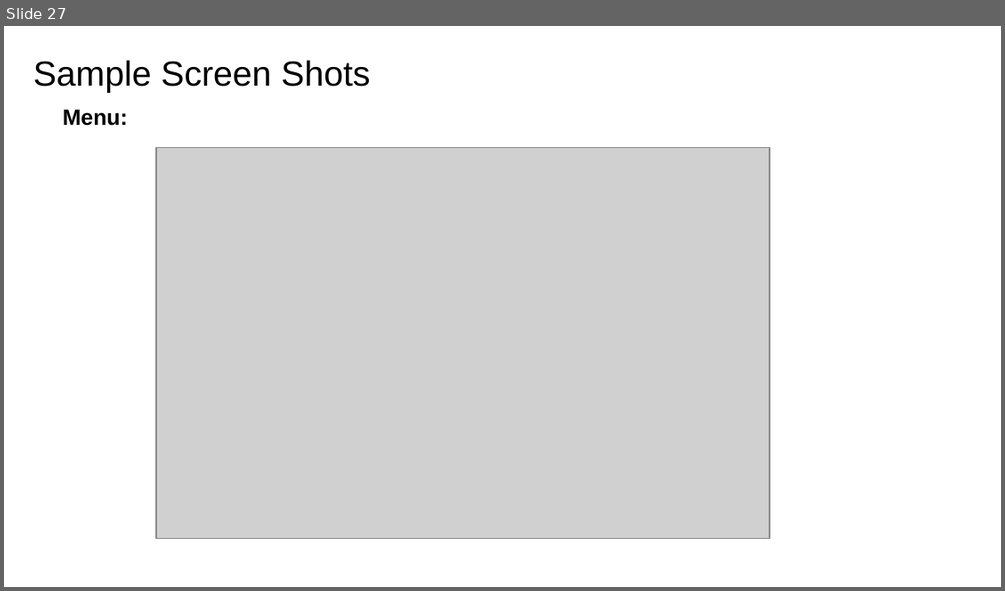
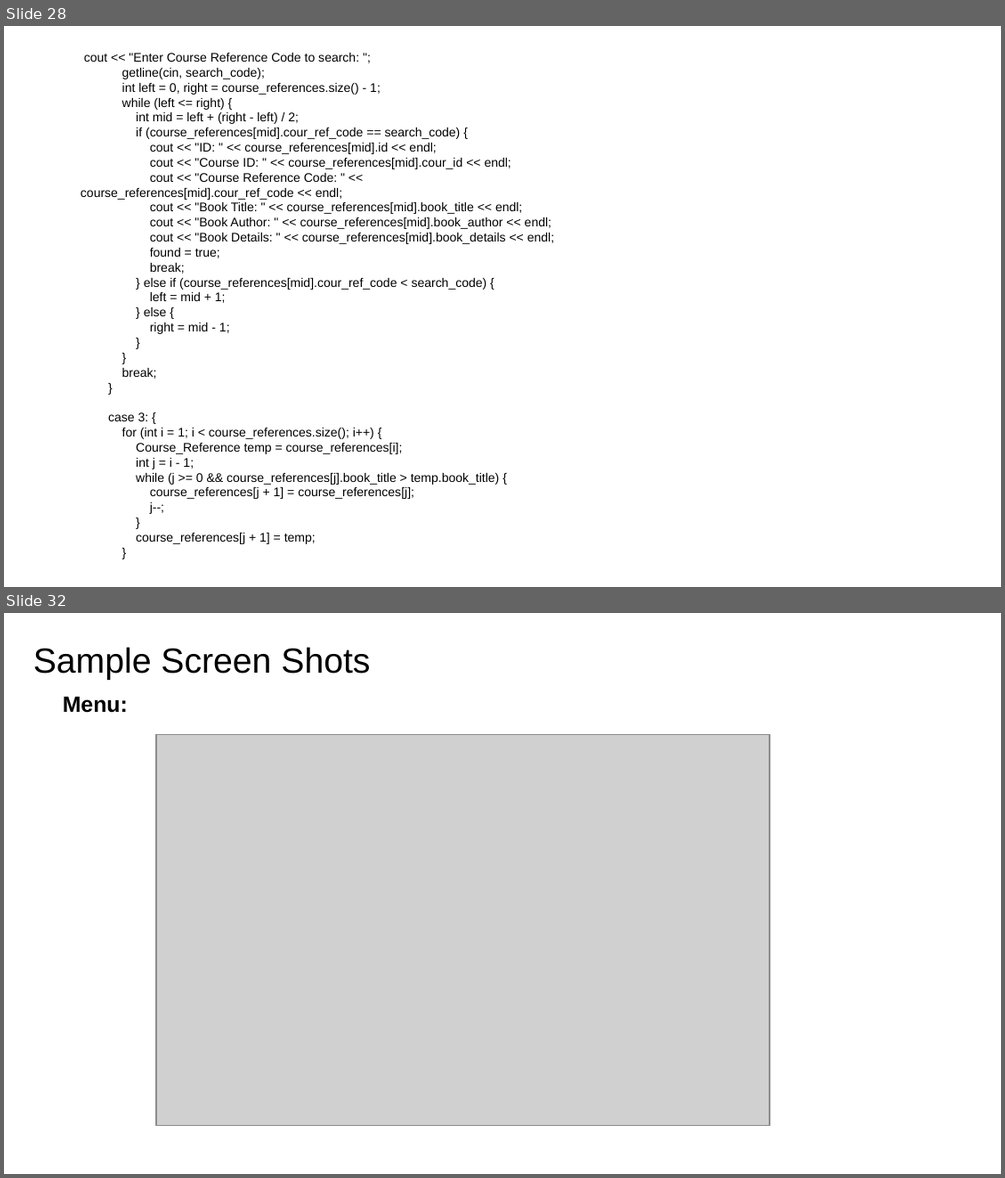
Before and after one commit to vissamsettynikitha/team_power_rangers, a slide deck: OBE_power_rangers_course_reference.pptx. Shown one above the other, each under a label of ours: slide 27 before the commit, slides 28 and 32 after it; the slides between them are not shown. The pictures are 1005x591 and 1005x1178 pixels, drawn with LibreOffice and Linux fonts; fonts in the diff are those of the drawing; grey boxes stand for pictures; background and template pictures are left out. Boxes give left, top, right and bottom in pixels: in the first picture for what was removed or moved away, otherwise in the second. Text is boxed around its words. In the diff, an @@ line names an element or a change of style, - is before the commit and + after.

```diff
--- a/OBE_power_rangers_course_reference.pptx
+++ b/OBE_power_rangers_course_reference.pptx
@@ slide 28 added at [4,26,1001,587], background #FFFFFF @@
@@ text added at [81,53,554,544], 9 pt, text #000000 @@
+cout << "Enter Course Reference Code to search: ";
+getline(cin, search_code);
+int left = 0, right = course_references.size() - 1;
+while (left <= right) {
+int mid = left + (right - left) / 2;
+if (course_references[mid].cour_ref_code == search_code) {
+cout << "ID: " << course_references[mid].id << endl;
+cout << "Course ID: " << course_references[mid].cour_id << endl;
+cout << "Course Reference Code: " << course_references[mid].cour_ref_code << endl;
+cout << "Book Title: " << course_references[mid].book_title << endl;
+cout << "Book Author: " << course_references[mid].book_author << endl;
+cout << "Book Details: " << course_references[mid].book_details << endl;
+found = true;
+break;
+} else if (course_references[mid].cour_ref_code < search_code) {
+left = mid + 1;
+} else {
+right = mid - 1;
+}
+}
+break;
+}
+case 3: {
+for (int i = 1; i < course_references.size(); i++) {
+Course_Reference temp = course_references[i];
+int j = i - 1;
+while (j >= 0 && course_references[j].book_title > temp.book_title) {
+course_references[j + 1] = course_references[j];
+j--;
+}
+course_references[j + 1] = temp;
+}
@@ what was slide 27 is now slide 32 @@
```
Also in this commit, not shown: 8 slides changed, 8 other slides added, 4 slides removed.
